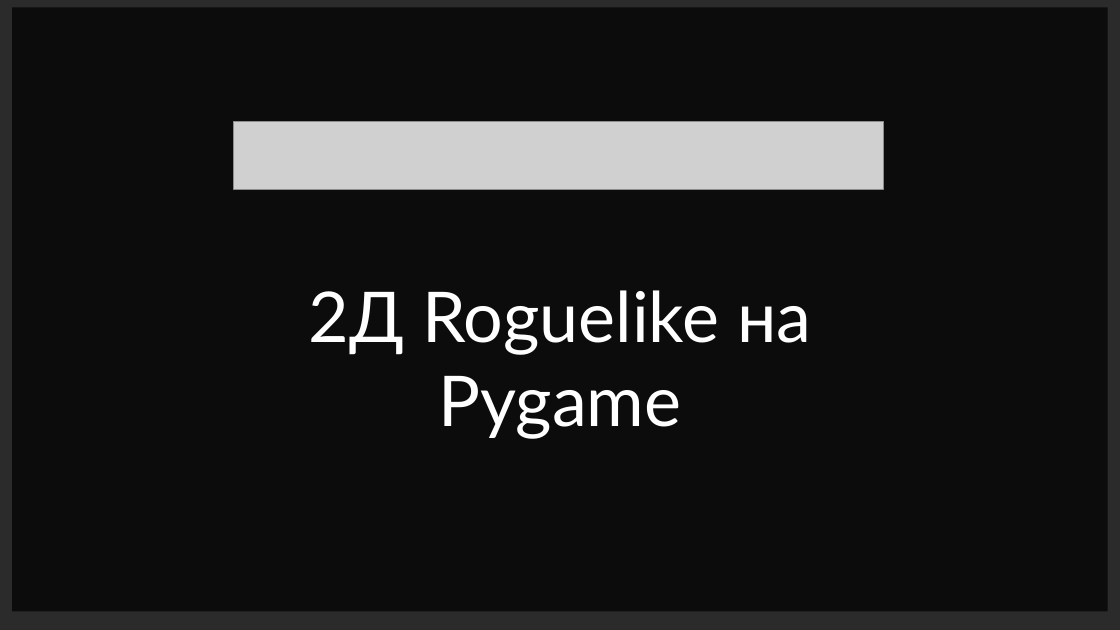
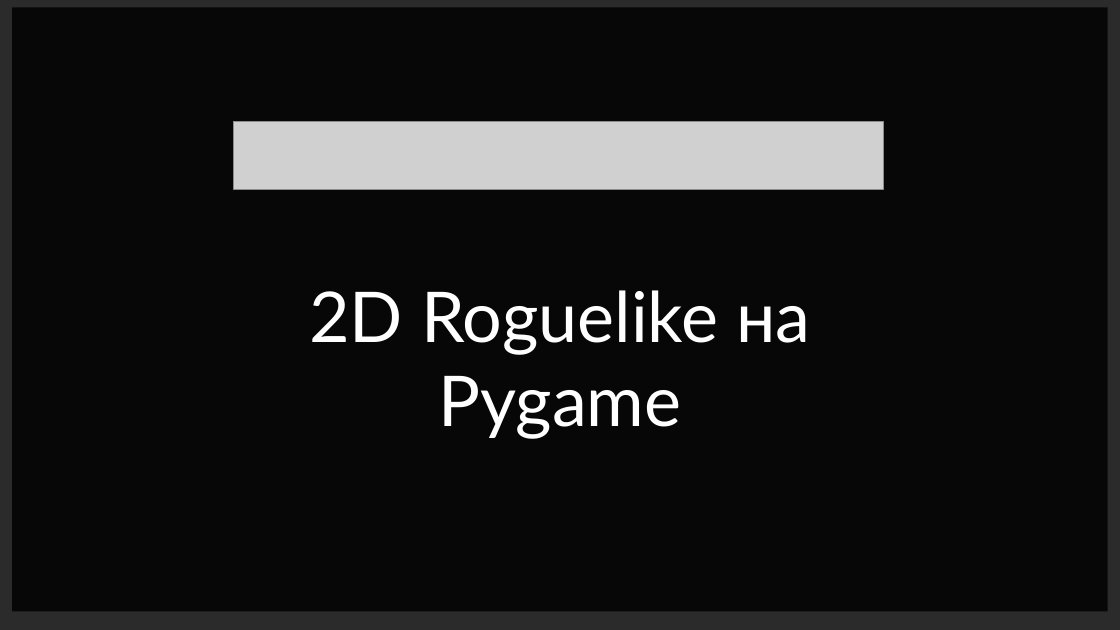
Before and after one commit to fivan999/Kings-and-Pigs, a slide deck: slide 1 of Kings and pigs.pptx. Drawn at 1120x630 pixels with LibreOffice and Linux fonts; fonts in the diff are those of the drawing; grey boxes stand for pictures; background and template pictures are left out; a plain dark background stands for a picture behind light text. Boxes give left, top, right and bottom in pixels: in the first picture for what was removed or moved away, otherwise in the second. Text is boxed around its words. In the diff, an @@ line names an element or a change of style, - is before the commit and + after.

```diff
--- a/Kings and pigs.pptx
+++ b/Kings and pigs.pptx
@@ rectangle at box(13, 8, 1108, 612): fill #000000 at 70% opacity to #000000 at 82% opacity @@
@@ text at box(309, 290, 810, 439): text changed @@
-2Д Roguelike на Pygame
+2D Roguelike на Pygame
```
Also in this commit, not shown: 5 other slides changed, 4 slides added, 4 other files.
